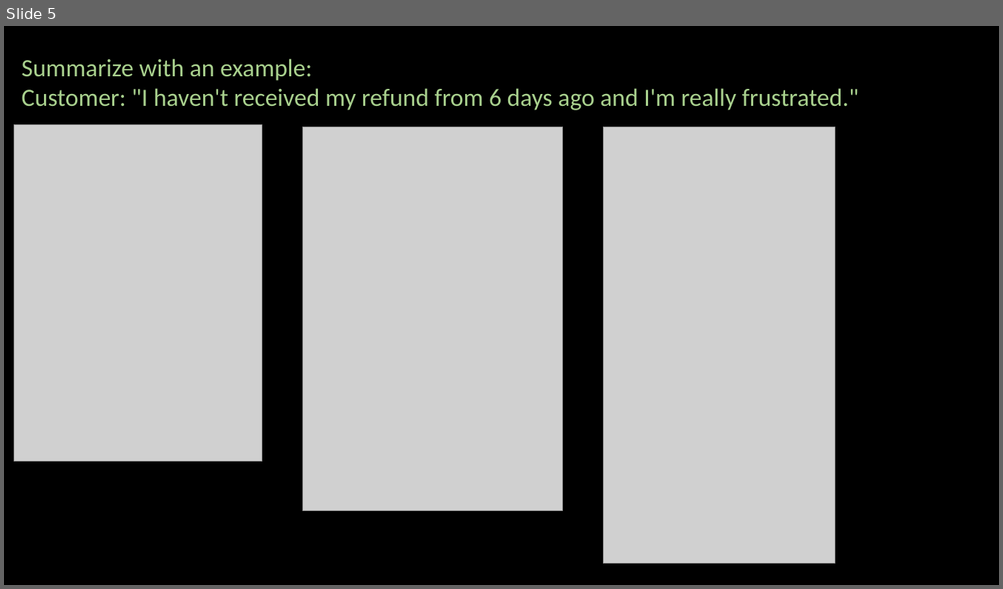
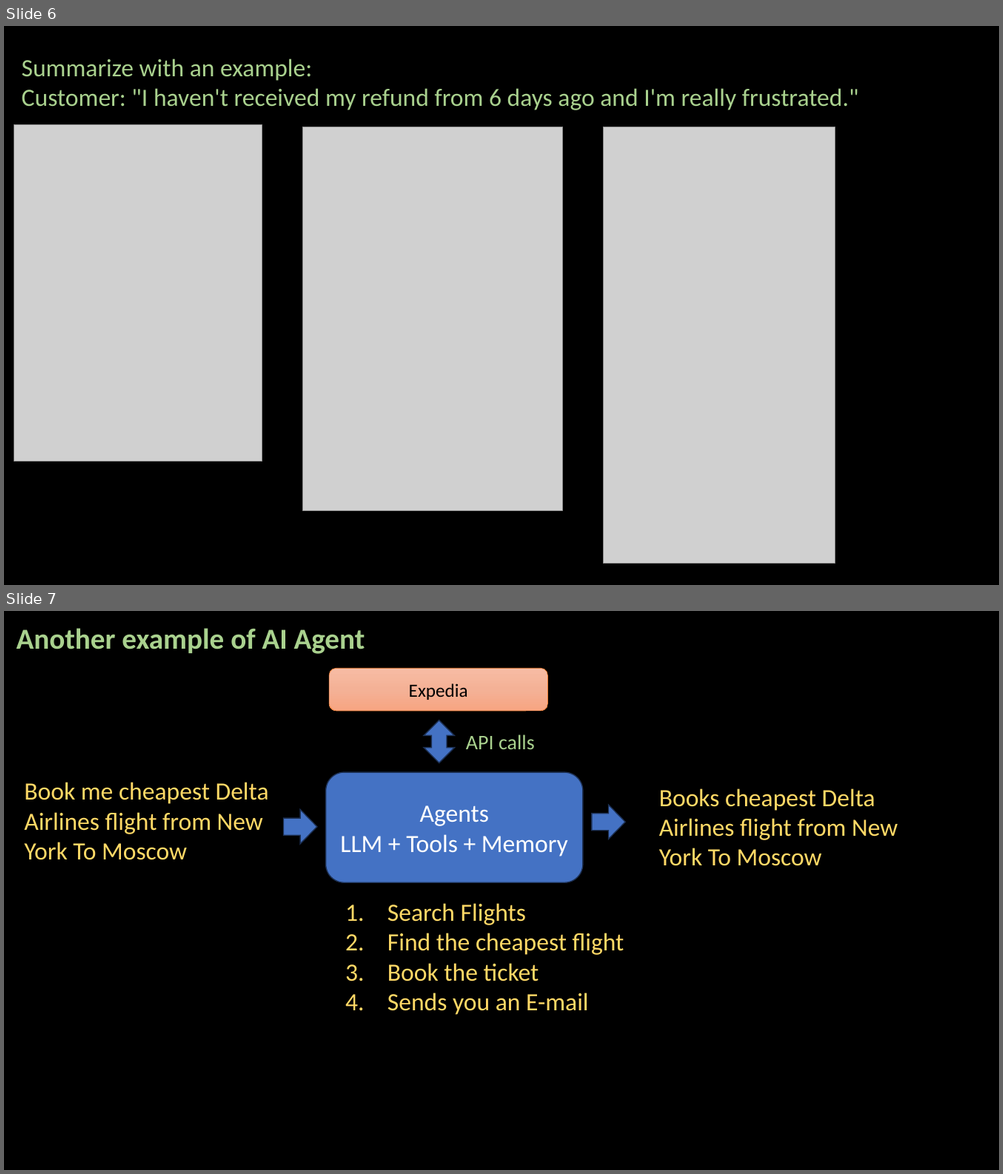
Before and after one commit to ash322ash422/youtube, a slide deck: AgenticAI/1-Intro-To-AgenticAI/2_Agent_vs_Chatbot_Finance.pptx. Shown one above the other, each under a label of ours: slide 5 before the commit, slides 6 and 7 after it. The pictures are 1003x589 and 1003x1174 pixels, drawn with LibreOffice and Linux fonts; fonts in the diff are those of the drawing; grey boxes stand for pictures; background and template pictures are left out. Boxes give left, top, right and bottom in pixels: in the first picture for what was removed or moved away, otherwise in the second. Text is boxed around its words. In the diff, an @@ line names an element or a change of style, - is before the commit and + after.

```diff
--- a/AgenticAI/1-Intro-To-AgenticAI/2_Agent_vs_Chatbot_Finance.pptx
+++ b/AgenticAI/1-Intro-To-AgenticAI/2_Agent_vs_Chatbot_Finance.pptx
@@ slide 7 added at [4,611,999,1170], background #000000 @@
@@ text added at [17,628,365,654], 28 pt, text #A9D18E, bold @@
+Another example of AI Agent
@@ rounded rectangle added at [330,669,548,711], fill gradient #F7BDA5 to #F5B196 to #F8A582, outline #ED7D31 0.5 pt, 18 pt, text #000000 @@
+Expedia
@@ up down arrow added at [424,721,454,763], fill #4472C4, outline #1E3256 1 pt @@
@@ text added at [466,735,535,749], 20 pt, text #A9D18E @@
+API calls
@@ text added at [24,782,269,860], 24 pt, text #FFD966 @@
+Book me cheapest Delta Airlines flight from New York To Moscow
@@ rounded rectangle added at [326,772,582,883], fill #4472C4, outline #1E3256 1 pt, 24 pt, text #FFFFFF @@
+Agents
+LLM + Tools + Memory
@@ right arrow added at [284,809,317,844], fill #4472C4, outline #1E3256 1 pt @@
@@ right arrow added at [592,805,626,840], fill #4472C4, outline #1E3256 1 pt @@
@@ text added at [659,789,897,866], 24 pt, text #FFD966 @@
+Books cheapest Delta Airlines flight from New York To Moscow
@@ text added at [387,903,624,1015], 24 pt, text #FFD966 @@
+1. Search Flights
+2. Find the cheapest flight
+3. Book the ticket
+4. Sends you an E-mail
@@ what was slide 5 is now slide 6 @@
```
Also in this commit, not shown: 4 slides changed, 3 other slides added, 27 other files.
